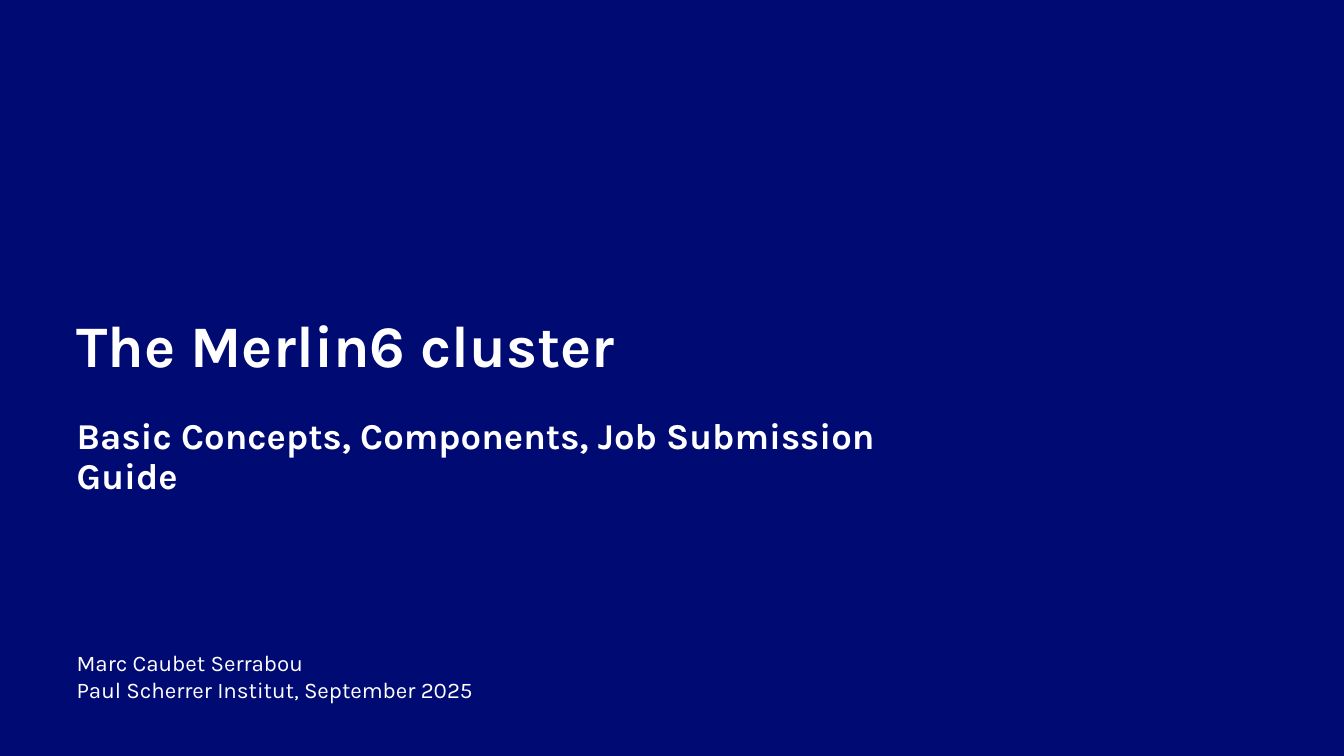
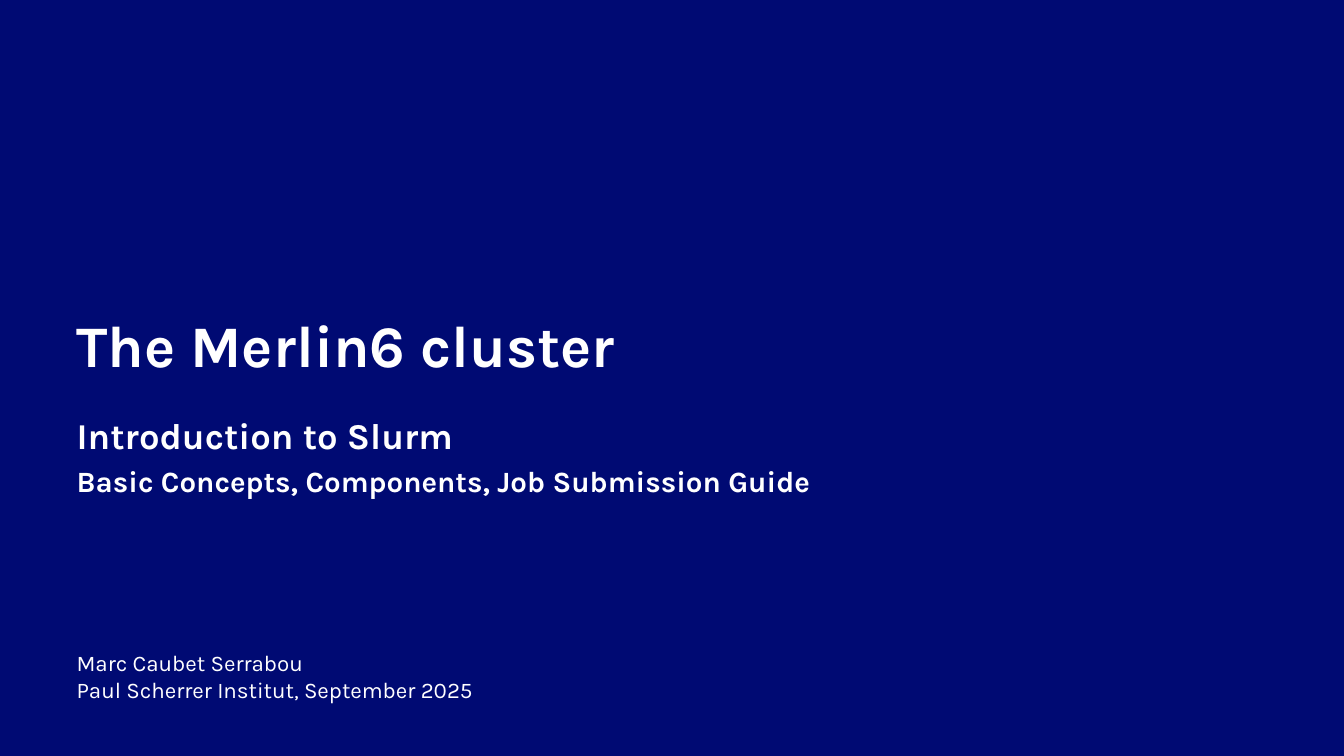
Before and after one commit to fhnw-hpcp/HS25, a slide deck: slide 1 of Slurm.odp. Drawn at 1344x756 pixels with LibreOffice and Linux fonts; fonts in the diff are those of the drawing; background and template pictures are left out. Boxes give left, top, right and bottom in pixels: in the first picture for what was removed or moved away, otherwise in the second. Text is boxed around its words. In the diff, an @@ line names an element or a change of style, - is before the commit and + after.

```diff
--- a/Slurm.odp
+++ b/Slurm.odp
@@ subtitle at box(77, 423, 453, 450): paragraph added @@
+Introduction to Slurm
@@ subtitle at box(77, 471, 810, 499): size 26 to 21 pt in "Basic Concepts, Components, Job Submission Guide" @@
```
Also in this commit, not shown: 16 other slides changed, 4 slides added, 22 slides removed.
